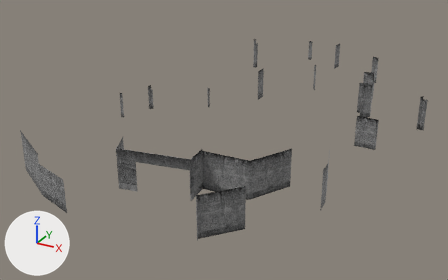
An edit to the FBX model Assets/Models/Buildings/Chinatown/filler.fbx, drawn before and after from the same camera.
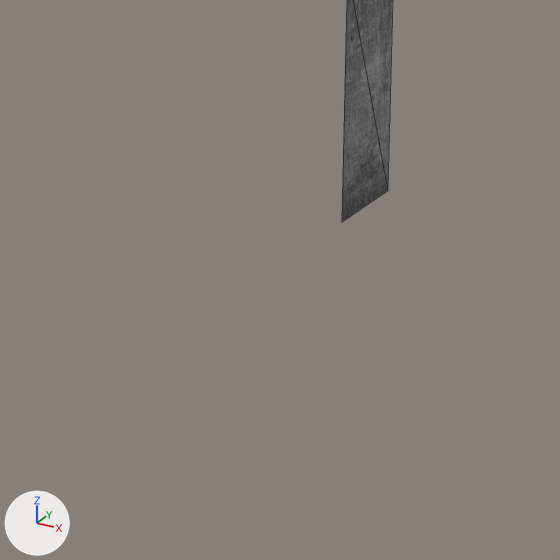
Old and new are each drawn whole from a 50 mm camera at (70.8, -67.8, 44.4) aimed at (16.7, 30.5, -4.8) and again close up on the part from 49% to 63% of the width and 27% to 50% of the height. Every picture has the same lights, and +X, +Y and +Z are marked at lower left. The last two pictures show the newer version. The close-ups show mesh edges as thin lines. Where no turn or scale is listed for an object, it has been applied to the vertices.

The first close-up shows 'filler_walls'.
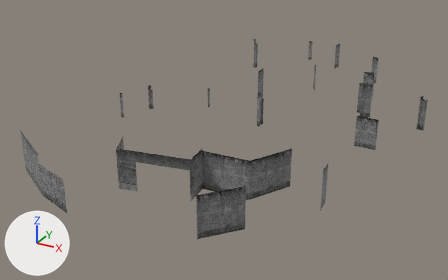
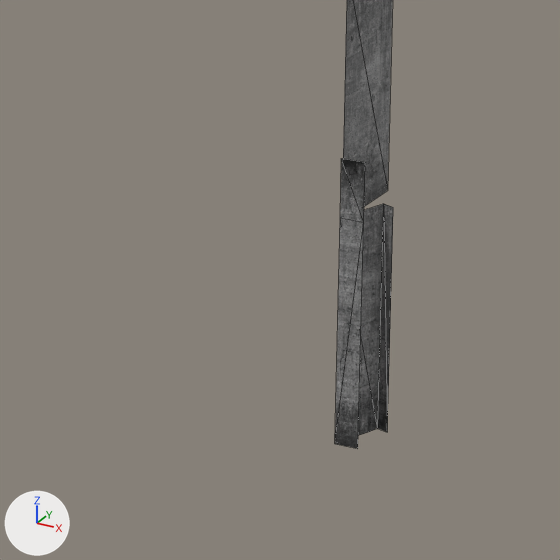
The change in detail:
me_mesh is used by ob_filler_walls; location (18.17, 29.68, 0.37).
Verts and faces of me_mesh; kept vertices keep their numbers, new ones are numbered from 188.
me_mesh had 188 vertices, 179 faces and spanned x -28.0..33.9, y -34.2..45.9, z -6.7..6.7.
me_mesh now has 198 vertices, 187 faces and spans x -28.0..33.9, y -34.2..45.9, z -6.7..6.7.
Part 1, on me_mesh:
New vertex 188 is at (6.5, 1.1, -0.4), pixel (377, 428).
New vertex 189 is at (6.1, -0.1, -0.4), pixel (334, 443).
New vertex 190 is at (6.8, 1.0, -0.4), pixel (387, 432).
New vertex 191 is at (6.6, -0.1, -0.4), pixel (357, 448).
New vertices 192 to 195 stand at vertices 188 to 191, in that order, plus (0.0, 0.0, 5.3).
New vertex 196 is at (6.1, -0.1, 6.2), pixel (341, 158).
New vertex 197 is at (6.6, -0.1, 6.2), pixel (365, 162).
New faces: (188, 192, 193), (188, 193, 189), (188, 190, 192), (190, 194, 192), (189, 193, 195), (189, 195, 191).
New faces: (193, 196, 195), (195, 196, 197).

Where the change shows, as pixel boxes (x1, y1, x2, y2) in the close-ups (560 x 560 px):
'filler_walls', reshaped: before (342, 0, 393, 222); after (335, 0, 393, 449)
part 1 of me_mesh, added: after (335, 158, 393, 449)
